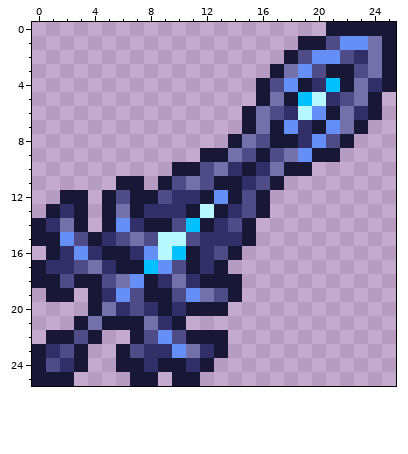
Two versions of one pixel-art sprite, Items/Sets/PreHardmode/Granite/GraniteSword.png. The picture above is the old version.
The file is 52x52 pixels, drawn in blocks of 2x2; one block is one cell here.
The same view after the edit:
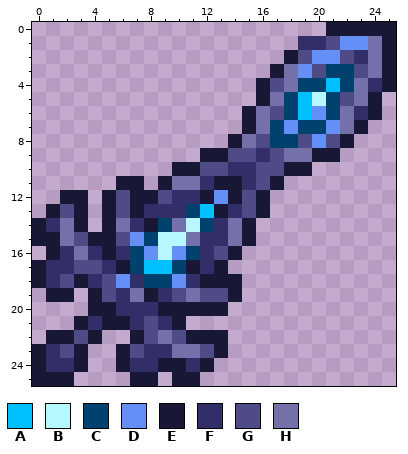
Palette (. is transparent): A #00c0ff  B #b7f7ff  C #00416d  D #648ff6  E #191736  F #322e68  G #4f4b86  H #7470a9
Diff:
The author changed colour B to colour A in row 6 at x 19; in row 13 at x 12.
The author changed colour D to colour A in row 17 at x 9.
The author changed colour A to colour B in row 14 at x 11.
The author changed colour E to colour C in row 3 at x 21 to 22; in row 4 at x 19 and 22; in row 5 at x 18; in row 6 at x 21; in row 7 at x 17 and 20; in row 8 at x 17 to 18.
The author changed colour E to colour C in row 13 at x 11; in row 14 at x 9 and 12; in row 16 at x 11; in row 17 at x 7; in row 18 at x 8.
The author changed colour F to colour C in row 4 at x 20; in row 5 at x 21; in row 6 at x 18; in row 7 at x 19; in row 16 at x 7; in row 18 at x 9.
The author changed colour G to colour C in row 15 at x 8; in row 17 at x 10.
The author changed colour A to colour D in row 16 at x 10.
The author changed colour H to colour D in row 15 at x 7; in row 18 at x 6 and 10.
The author changed colour F to colour E in row 15 at x 5; in row 20 at x 10.
The author changed colour H to colour E in row 20 at x 5.
The author changed colour D to colour F in row 18 at x 7; in row 19 at x 6.
The author changed colour E to colour F in row 1 at x 19 to 20; in row 9 at x 16; in row 10 at x 15; in row 16 at x 6; in row 18 at x 1 and 4; in row 19 at x 9.
The author changed colour E to colour F in row 21 at x 7; in row 24 at x 7.
The author changed colour G to colour F in row 11 at x 12; in row 20 at x 7; in row 24 at x 1.
The author changed colour H to colour F in row 21 at x 4.
The author changed colour F to colour G in row 8 at x 19; in row 10 at x 16; in row 13 at x 2; in row 19 at x 5; in row 23 at x 12.
The author changed colour H to colour G in row 9 at x 14; in row 10 at x 13 and 17; in row 13 at x 6; in row 17 at x 4; in row 19 at x 12; in row 21 at x 8.
The author changed colour D to colour H in row 4 at x 18; in row 9 at x 19; in row 14 at x 6; in row 15 at x 2; in row 16 at x 3; in row 19 at x 11.
The author changed colour D to colour H in row 22 at x 9; in row 23 at x 10.
The author changed colour F to colour H in row 15 at x 14.
The author changed colour G to colour H in row 11 at x 10; in row 14 at x 10 and 14; in row 15 at x 11; in row 19 at x 7.
Pixel boxes of the changes (left, top, right, bottom) in both pictures:
changed: (46, 36, 354, 372)
